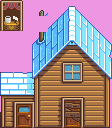
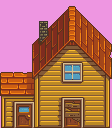
Layers edited between the first and the second 112px x 128px image:
hid "storefront" over [0,0,23,31]
hid "winter" over [0,6,112,128]
hid "fall" over [0,6,112,128]
hid "summer", painted on it over [0,6,112,128]
painted on "spring" over [0,10,109,128]
